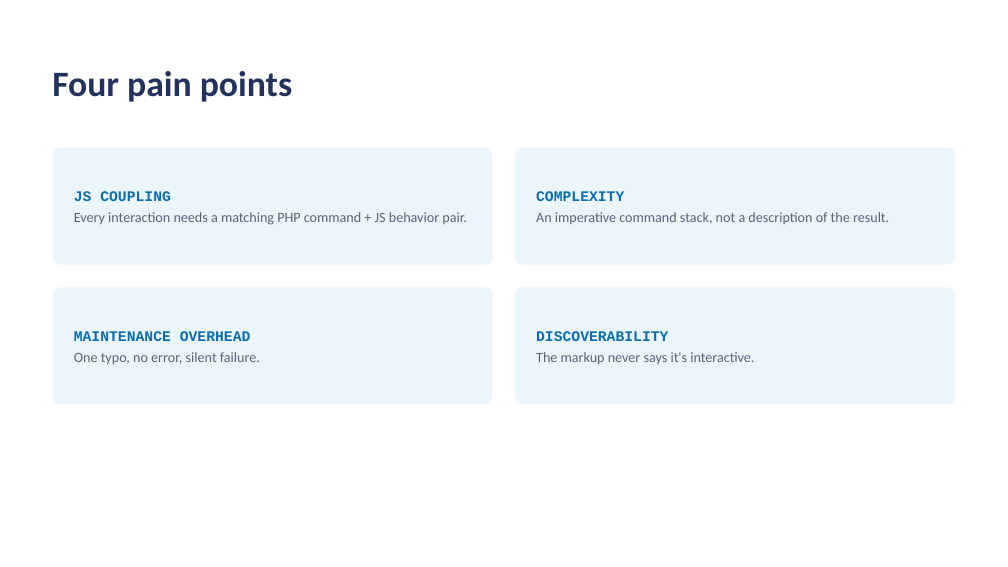
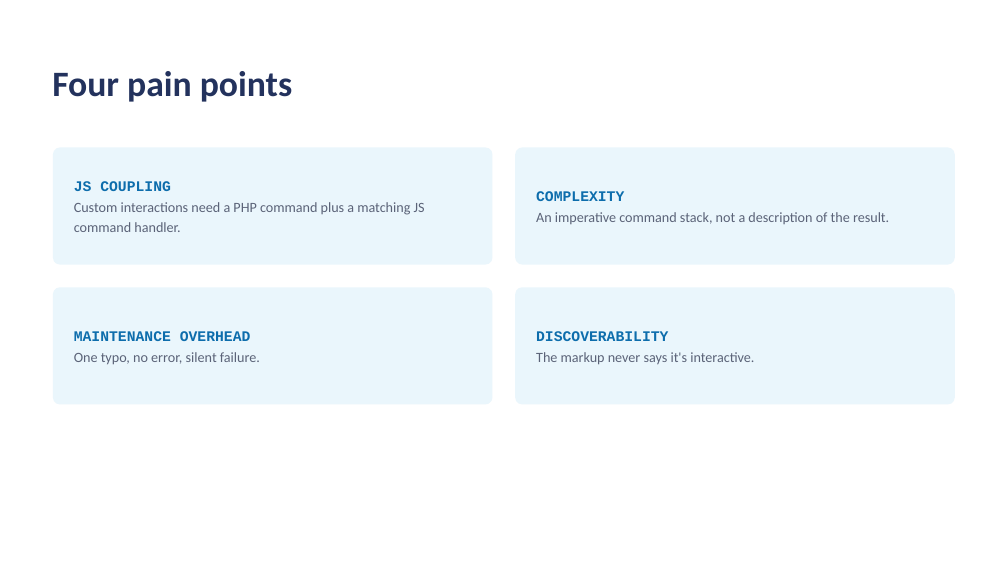
Before and after one commit to RChaubey16/drupalcon-rotterdam-session, a slide deck: slide 13 of Ajax to HTMX.pptx. Drawn at 1008x567 pixels with LibreOffice and Linux fonts; fonts in the diff are those of the drawing; background and template pictures are left out. Boxes give left, top, right and bottom in pixels: in the first picture for what was removed or moved away, otherwise in the second. Text is boxed around its words. In the diff, an @@ line names an element or a change of style, - is before the commit and + after.

```diff
--- a/Ajax to HTMX.pptx
+++ b/Ajax to HTMX.pptx
@@ text in rounded rectangle at [74, 202, 425, 232]: text changed @@
-Every interaction needs a matching PHP command + JS behavior pair.
+Custom interactions need a PHP command plus a matching JS command handler.
```
Also in this commit, not shown: 10 other slides changed, 12 slides added, 7 other files.
